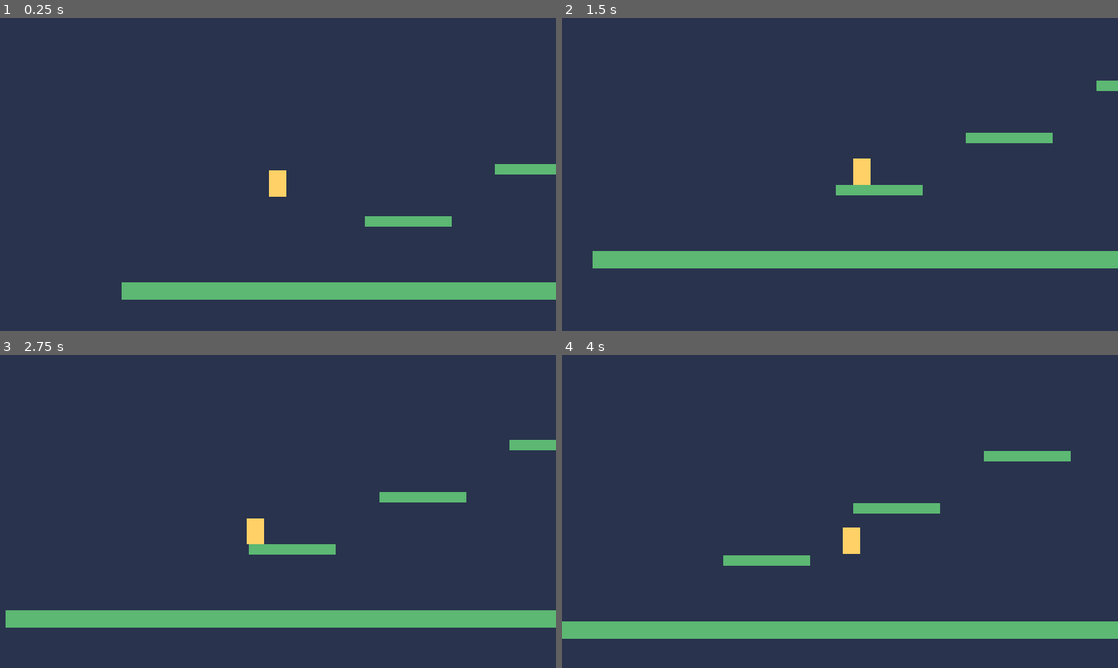
Above: before the commit, frames 1-4 (two rows, left to right).
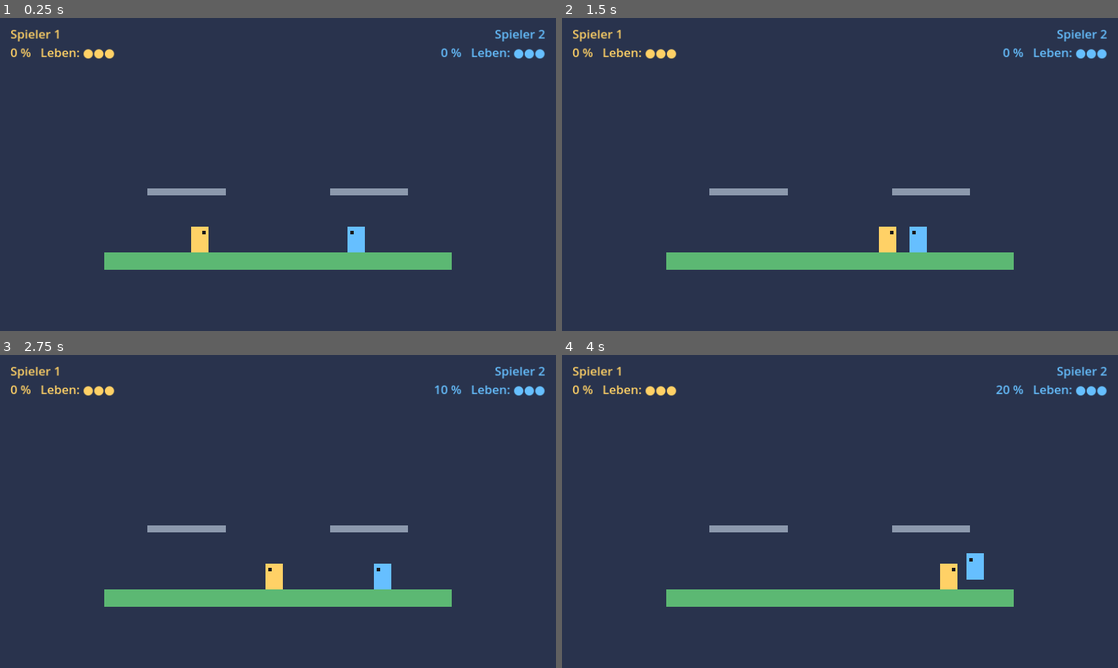
Above: after the commit, the same moments.

Repository: felixhunger49/Game
Game: Godot game, scene res://scenes/main.tscn
The game is run twice, just before and just after one commit, with the same random seed, the same clock (stepped at 60 frames per second) and the same inputs.
Inputs:
- Up to frame 1 (0.25 s): no input
- Up to frame 2 (1.5 s): hold D (move_right, bound only before the commit) from 0.53 s (still down); tap Space (jump, bound only before the commit) at 0.6, 0.77, 1.07, 1.35 s
- Up to frame 3 (2.75 s): tap Space (jump, bound only before the commit) at 1.52, 1.82, 2.1 s; release D (move_right, bound only before the commit) at 2.03 s; hold A (move_left, bound only before the commit) from 2.03 s (still down)
- Up to frame 4 (4 s): release A (move_left, bound only before the commit) at 2.78 s; hold D (move_right, bound only before the commit) from 2.78 s (still down); tap Space (jump, bound only before the commit) at 2.85, 3.02, 3.32, 3.6, 3.77 s

The runs differ from the first frame. In frame 1, 11% of the frame differs, in the area x 1-100%, y 3-90%; in frame 2, 5.6%; in frame 3, 13%; in frame 4, 13%, in the area x 0-100%, y 3-91%.

Commit message:
Turn skeleton into a two-player platform fighter
Damage percentage instead of health: knockback grows with damage, falling
out of the arena costs one of three lives, and the last one standing wins.
Adds a HUD, double jump, one-way platforms and restart with R.

Co-Authored-By: Claude Opus 5.5 (1M context) <noreply@anthropic.com>
Claude-Session: https://claude.ai/code/session_01XpiKLwkjQfjNYy471GZPDn

Diff:
--- a/project.godot
+++ b/project.godot
@@ -17,23 +17,51 @@
 
 [input]
 
-move_left={
+p1_left={
 "deadzone": 0.5,
 "events": [Object(InputEventKey,"resource_local_to_scene":false,"resource_name":"","device":-1,"window_id":0,"alt_press …(190 unchanged characters)…
-, Object(InputEventKey,"resource_local_to_scene":false,"resource_name":"","device":-1,"window_id":0,"alt_pressed":false,"shift_pressed":false,"ctrl_pressed":false,"meta_pressed":false,"pressed":false,"keycode":0,"physical_keycode":4194319,"key_label":0,"unicode":0,"location":0,"echo":false,"script":null)
 ]
 }
-move_right={
+p1_right={
 "deadzone": 0.5,
 "events": [Object(InputEventKey,"resource_local_to_scene":false,"resource_name":"","device":-1,"window_id":0,"alt_press …(190 unchanged characters)…
-, Object(InputEventKey,"resource_local_to_scene":false,"resource_name":"","device":-1,"window_id":0,"alt_pressed":false,"shift_pressed":false,"ctrl_pressed":false,"meta_pressed":false,"pressed":false,"keycode":0,"physical_keycode":4194321,"key_label":0,"unicode":0,"location":0,"echo":false,"script":null)
 ]
 }
-jump={
+p1_jump={
 "deadzone": 0.5,
-"events": [Object(InputEventKey,"resource_local_to_scene":fa …(140 unchanged characters)… d":false,"keycode":0,"physical_keycode":32,"key_label":0,"unicode":0,"location":0,"echo":false,"script":null)
-, Object(InputEventKey,"resource_local_to_scene":false,"resource_name":"","device":-1,"window_id":0,"alt_pressed":false,"shift_pressed":false,"ctrl_pressed":false,"meta_pressed":false,"pressed":false,"keycode":0,"physical_keycode":87,"key_label":0,"unicode":0,"location":0,"echo":false,"script":null)
-, Object(InputEventKey,"resource_local_to_scene":false,"resource_name":"","device":-1,"window_id":0,"alt_pressed":false,"shift_pressed":false,"ctrl_pressed":false,"meta_pressed":false,"pressed":false,"keycode":0,"physical_keycode":4194320,"key_label":0,"unicode":0,"location":0,"echo":false,"script":null)
+"events": [Object(InputEventKey,"resource_local_to_scene":fa …(140 unchanged characters)… d":false,"keycode":0,"physical_keycode":87,"key_label":0,"unicode":0,"location":0,"echo":false,"script":null)
+]
+}
+p1_attack={
+"deadzone": 0.5,
+"events": [Object(InputEventKey,"resource_local_to_scene":false,"resource_name":"","device":-1,"window_id":0,"alt_pressed":false,"shift_pressed":false,"ctrl_pressed":false,"meta_pressed":false,"pressed":false,"keycode":0,"physical_keycode":70,"key_label":0,"unicode":0,"location":0,"echo":false,"script":null)
+, Object(InputEventKey,"resource_local_to_scene":false,"resource_name":"","device":-1,"window_id":0,"alt_pressed":false,"shift_pressed":false,"ctrl_pressed":false,"meta_pressed":false,"pressed":false,"keycode":0,"physical_keycode":32,"key_label":0,"unicode":0,"location":0,"echo":false,"script":null)
+]
+}
+p2_left={
+"deadzone": 0.5,
+"events": [Object(InputEventKey,"resource_local_to_scene":false,"resource_name":"","device":-1,"window_id":0,"alt_pressed":false,"shift_pressed":false,"ctrl_pressed":false,"meta_pressed":false,"pressed":false,"keycode":0,"physical_keycode":4194319,"key_label":0,"unicode":0,"location":0,"echo":false,"script":null)
+]
+}
+p2_right={
+"deadzone": 0.5,
+"events": [Object(InputEventKey,"resource_local_to_scene":false,"resource_name":"","device":-1,"window_id":0,"alt_pressed":false,"shift_pressed":false,"ctrl_pressed":false,"meta_pressed":false,"pressed":false,"keycode":0,"physical_keycode":4194321,"key_label":0,"unicode":0,"location":0,"echo":false,"script":null)
+]
+}
+p2_jump={
+"deadzone": 0.5,
+"events": [Object(InputEventKey,"resource_local_to_scene":false,"resource_name":"","device":-1,"window_id":0,"alt_pressed":false,"shift_pressed":false,"ctrl_pressed":false,"meta_pressed":false,"pressed":false,"keycode":0,"physical_keycode":4194320,"key_label":0,"unicode":0,"location":0,"echo":false,"script":null)
+]
+}
+p2_attack={
+"deadzone": 0.5,
+"events": [Object(InputEventKey,"resource_local_to_scene":false,"resource_name":"","device":-1,"window_id":0,"alt_pressed":false,"shift_pressed":false,"ctrl_pressed":false,"meta_pressed":false,"pressed":false,"keycode":0,"physical_keycode":76,"key_label":0,"unicode":0,"location":0,"echo":false,"script":null)
+, Object(InputEventKey,"resource_local_to_scene":false,"resource_name":"","device":-1,"window_id":0,"alt_pressed":false,"shift_pressed":false,"ctrl_pressed":false,"meta_pressed":false,"pressed":false,"keycode":0,"physical_keycode":4194309,"key_label":0,"unicode":0,"location":0,"echo":false,"script":null)
+]
+}
+restart={
+"deadzone": 0.5,
+"events": [Object(InputEventKey,"resource_local_to_scene":false,"resource_name":"","device":-1,"window_id":0,"alt_pressed":false,"shift_pressed":false,"ctrl_pressed":false,"meta_pressed":false,"pressed":false,"keycode":0,"physical_keycode":82,"key_label":0,"unicode":0,"location":0,"echo":false,"script":null)
 ]
 }
 
--- a/scenes/main.tscn
+++ b/scenes/main.tscn
@@ -1,79 +1,101 @@
 [gd_scene load_steps=6 format=3]
 
-[ext_resource type="PackedScene" path="res://scenes/player.tscn" id="1_player"]
+[ext_resource type="Script" path="res://scripts/main.gd" id="1_main"]
+[ext_resource type="PackedScene" path="res://scenes/player.tscn" id="2_player"]
 
 [sub_resource type="RectangleShape2D" id="Shape_0"]
-size = Vector2(1600, 40)
+size = Vector2(800, 40)
 
 [sub_resource type="RectangleShape2D" id="Shape_1"]
-size = Vector2(200, 24)
+size = Vector2(180, 16)
 
 [sub_resource type="RectangleShape2D" id="Shape_2"]
-size = Vector2(200, 24)
-
-[sub_resource type="RectangleShape2D" id="Shape_3"]
-size = Vector2(200, 24)
+size = Vector2(180, 16)
 
 [node name="Main" type="Node2D"]
+script = ExtResource("1_main")
 
 [node name="Background" type="ColorRect" parent="."]
-offset_left = -2000.0
-offset_top = -2000.0
-offset_right = 4000.0
-offset_bottom = 2000.0
+offset_right = 1280.0
+offset_bottom = 720.0
 color = Color(0.16, 0.2, 0.3, 1)
 
-[node name="Ground" type="StaticBody2D" parent="."]
-position = Vector2(640, 680)
+[node name="Stage" type="StaticBody2D" parent="."]
+position = Vector2(640, 560)
 
-[node name="CollisionShape2D" type="CollisionShape2D" parent="Ground"]
+[node name="CollisionShape2D" type="CollisionShape2D" parent="Stage"]
 shape = SubResource("Shape_0")
 
-[node name="Visual" type="ColorRect" parent="Ground"]
-offset_left = -800.0
+[node name="Visual" type="ColorRect" parent="Stage"]
+offset_left = -400.0
 offset_top = -20.0
-offset_right = 800.0
+offset_right = 400.0
 offset_bottom = 20.0
 color = Color(0.36, 0.72, 0.45, 1)
 
-[node name="Platform1" type="StaticBody2D" parent="."]
-position = Vector2(500, 520)
+[node name="LeftPlatform" type="StaticBody2D" parent="."]
+position = Vector2(430, 400)
 
-[node name="CollisionShape2D" type="CollisionShape2D" parent="Platform1"]
+[node name="CollisionShape2D" type="CollisionShape2D" parent="LeftPlatform"]
 shape = SubResource("Shape_1")
+one_way_collision = true
 
-[node name="Visual" type="ColorRect" parent="Platform1"]
-offset_left = -100.0
-offset_top = -12.0
-offset_right = 100.0
-offset_bottom = 12.0
-color = Color(0.36, 0.72, 0.45, 1)
+[node name="Visual" type="ColorRect" parent="LeftPlatform"]
+offset_left = -90.0
+offset_top = -8.0
+offset_right = 90.0
+offset_bottom = 8.0
+color = Color(0.55, 0.6, 0.68, 1)
 
-[node name="Platform2" type="StaticBody2D" parent="."]
-position = Vector2(800, 400)
+[node name="RightPlatform" type="StaticBody2D" parent="."]
+position = Vector2(850, 400)
 
-[node name="CollisionShape2D" type="CollisionShape2D" parent="Platform2"]
+[node name="CollisionShape2D" type="CollisionShape2D" parent="RightPlatform"]
 shape = SubResource("Shape_2")
+one_way_collision = true
 
-[node name="Visual" type="ColorRect" parent="Platform2"]
-offset_left = -100.0
-offset_top = -12.0
-offset_right = 100.0
-offset_bottom = 12.0
-color = Color(0.36, 0.72, 0.45, 1)
+[node name="Visual" type="ColorRect" parent="RightPlatform"]
+offset_left = -90.0
+offset_top = -8.0
+offset_right = 90.0
+offset_bottom = 8.0
+color = Color(0.55, 0.6, 0.68, 1)
 
-[node name="Platform3" type="StaticBody2D" parent="."]
-position = Vector2(1100, 280)
+[node name="Player1" parent="." instance=ExtResource("2_player")]
+position = Vector2(460, 480)
+player_id = 1
+color = Color(1, 0.82, 0.4, 1)
+start_facing = 1
 
-[node name="CollisionShape2D" type="CollisionShape2D" parent="Platform3"]
-shape = SubResource("Shape_3")
+[node name="Player2" parent="." instance=ExtResource("2_player")]
+position = Vector2(820, 480)
+player_id = 2
+color = Color(0.4, 0.75, 1, 1)
+start_facing = -1
 
-[node name="Visual" type="ColorRect" parent="Platform3"]
-offset_left = -100.0
-offset_top = -12.0
-offset_right = 100.0
-offset_bottom = 12.0
-color = Color(0.36, 0.72, 0.45, 1)
+[node name="HUD" type="CanvasLayer" parent="."]
 
-[node name="Player" parent="." instance=ExtResource("1_player")]
-position = Vector2(200, 400)
+[node name="P1Label" type="Label" parent="HUD"]
+offset_left = 24.0
+offset_top = 16.0
+offset_right = 400.0
+offset_bottom = 100.0
+theme_override_colors/font_color = Color(1, 0.82, 0.4, 1)
+theme_override_font_sizes/font_size = 28
+
+[node name="P2Label" type="Label" parent="HUD"]
+offset_left = 880.0
+offset_top = 16.0
+offset_right = 1256.0
+offset_bottom = 100.0
+theme_override_colors/font_color = Color(0.4, 0.75, 1, 1)
+theme_override_font_sizes/font_size = 28
+horizontal_alignment = 2
+
+[node name="WinLabel" type="Label" parent="HUD"]
+offset_top = 200.0
+offset_right = 1280.0
+offset_bottom = 360.0
+theme_override_font_sizes/font_size = 56
+horizontal_alignment = 1
+vertical_alignment = 1
--- a/scenes/player.tscn
+++ b/scenes/player.tscn
@@ -18,5 +18,17 @@
 offset_bottom = 30.0
 color = Color(1, 0.82, 0.4, 1)
 
-[node name="Camera2D" type="Camera2D" parent="."]
-position_smoothing_enabled = true
+[node name="Eye" type="ColorRect" parent="."]
+offset_left = 6.0
+offset_top = -20.0
+offset_right = 14.0
+offset_bottom = -12.0
+color = Color(0.1, 0.1, 0.1, 1)
+
+[node name="AttackFlash" type="ColorRect" parent="."]
+visible = false
+offset_left = 20.0
+offset_top = -15.0
+offset_right = 70.0
+offset_bottom = 5.0
+color = Color(1, 1, 1, 0.7)
--- /dev/null
+++ b/scripts/main.gd
@@ -0,0 +1,37 @@
+extends Node2D
+
+@onready var player1: CharacterBody2D = $Player1
+@onready var player2: CharacterBody2D = $Player2
+@onready var p1_label: Label = $HUD/P1Label
+@onready var p2_label: Label = $HUD/P2Label
+@onready var win_label: Label = $HUD/WinLabel
+
+var game_over := false
+
+
+func _ready() -> void:
+	player1.opponent = player2
+	player2.opponent = player1
+	player1.fell_off.connect(_on_player_fell_off)
+	player2.fell_off.connect(_on_player_fell_off)
+	win_label.visible = false
+
+
+func _process(_delta: float) -> void:
+	p1_label.text = _hud_text("Spieler 1", player1)
+	p2_label.text = _hud_text("Spieler 2", player2)
+	if game_over and Input.is_action_just_pressed("restart"):
+		get_tree().reload_current_scene()
+
+
+func _hud_text(name: String, player: CharacterBody2D) -> String:
+	return "%s\n%d %%   Leben: %s" % [name, player.damage, "●".repeat(player.stocks)]
+
+
+func _on_player_fell_off(player: CharacterBody2D) -> void:
+	if player.stocks > 0 or game_over:
+		return
+	game_over = true
+	var winner := 2 if player == player1 else 1
+	win_label.text = "Spieler %d gewinnt!\nR drücken für Neustart" % winner
+	win_label.visible = true
--- a/scripts/player.gd
+++ b/scripts/player.gd
@@ -1,26 +1,123 @@
 extends CharacterBody2D
 
-## Laufgeschwindigkeit in Pixeln pro Sekunde.
-@export var speed := 300.0
-## Anfangsgeschwindigkeit beim Springen (negativ = nach oben).
-@export var jump_velocity := -550.0
+## Wird ausgelöst, wenn die Figur aus der Arena gefallen ist.
+signal fell_off(player)
 
+## 1 oder 2: bestimmt, welche Tasten die Figur steuern (p1_... oder p2_...).
+@export var player_id := 1
+@export var color := Color(1, 0.82, 0.4)
+@export var speed := 320.0
+@export var jump_velocity := -620.0
+@export var max_jumps := 2
+@export var start_facing := 1
+
+## Schaden pro Treffer in Prozent.
+@export var attack_damage := 10.0
+## Rückstoß bei 0 % Schaden und zusätzlicher Rückstoß pro Prozent Schaden.
+@export var base_knockback := 250.0
+@export var knockback_per_damage := 9.0
+
+## Alles außerhalb dieses Bereichs zählt als heruntergefallen.
+const BLAST_ZONE := Rect2(-250, -600, 1780, 1500)
+const ATTACK_RANGE := Vector2(80, 60)
+const ATTACK_COOLDOWN := 0.35
+
+var opponent: CharacterBody2D
+var damage := 0.0
+var stocks := 3
+var facing := 1
+var jumps_left := 0
+var hitstun := 0.0
+var attack_timer := 0.0
+var spawn_position := Vector2.ZERO
 var gravity: float = ProjectSettings.get_setting("physics/2d/default_gravity")
+
+@onready var body: ColorRect = $Body
+@onready var eye: ColorRect = $Eye
+@onready var attack_flash: ColorRect = $AttackFlash
+
+
+func _ready() -> void:
+	spawn_position = position
+	body.color = color
+	facing = start_facing
+	jumps_left = max_jumps
+	_update_facing_visuals()
 
 
 func _physics_process(delta: float) -> void:
-	if not is_on_floor():
-		velocity.y += gravity * delta
+	attack_timer = max(attack_timer - delta, 0.0)
+	hitstun = max(hitstun - delta, 0.0)
+	if attack_timer < ATTACK_COOLDOWN - 0.1:
+		attack_flash.visible = false
 
-	if Input.is_action_just_pressed("jump") and is_on_floor():
-		velocity.y = jump_velocity
+	velocity.y += gravity * delta
+	if is_on_floor():
+		jumps_left = max_jumps
 
-	var direction := Input.get_axis("move_left", "move_right")
-	velocity.x = direction * speed
+	if hitstun > 0.0:
+		# Getroffen: keine Kontrolle, die Figur fliegt weiter.
+		velocity.x = move_toward(velocity.x, 0.0, 400.0 * delta)
+	else:
+		_handle_input(delta)
 
 	move_and_slide()
 
-	# Aus der Welt gefallen: zurück zum Start.
-	if position.y > 1500:
-		position = Vector2(200, 400)
-		velocity = Vector2.ZERO
+	if not BLAST_ZONE.has_point(position):
+		_lose_stock()
+
+
+func _handle_input(delta: float) -> void:
+	var direction := Input.get_axis(_action("left"), _action("right"))
+	var accel := 3000.0 if is_on_floor() else 1400.0
+	velocity.x = move_toward(velocity.x, direction * speed, accel * delta)
+	if direction != 0.0:
+		facing = int(sign(direction))
+		_update_facing_visuals()
+
+	if Input.is_action_just_pressed(_action("jump")) and jumps_left > 0:
+		velocity.y = jump_velocity
+		jumps_left -= 1
+
+	if Input.is_action_just_pressed(_action("attack")) and attack_timer == 0.0:
+		attack()
+
+
+func attack() -> void:
+	attack_timer = ATTACK_COOLDOWN
+	attack_flash.visible = true
+	if opponent == null or not opponent.visible:
+		return
+	var offset := opponent.global_position - global_position
+	var in_front: bool = signf(offset.x) == facing or absf(offset.x) < 10.0
+	if in_front and absf(offset.x) <= ATTACK_RANGE.x and absf(offset.y) <= ATTACK_RANGE.y:
+		opponent.take_hit(attack_damage, Vector2(facing, -0.6).normalized())
+
+
+## Je mehr Schaden die Figur schon hat, desto weiter fliegt sie.
+func take_hit(amount: float, direction: Vector2) -> void:
+	damage += amount
+	velocity = direction * (base_knockback + damage * knockback_per_damage)
+	hitstun = 0.15 + damage * 0.004
+
+
+func _lose_stock() -> void:
+	stocks -= 1
+	damage = 0.0
+	hitstun = 0.0
+	velocity = Vector2.ZERO
+	if stocks > 0:
+		position = spawn_position
+	else:
+		visible = false
+		set_physics_process(false)
+	fell_off.emit(self)
+
+
+func _action(name: String) -> String:
+	return "p%d_%s" % [player_id, name]
+
+
+func _update_facing_visuals() -> void:
+	eye.position.x = 6.0 if facing > 0 else -14.0
+	attack_flash.position.x = 20.0 if facing > 0 else -70.0
Not shown, changed: README.md
